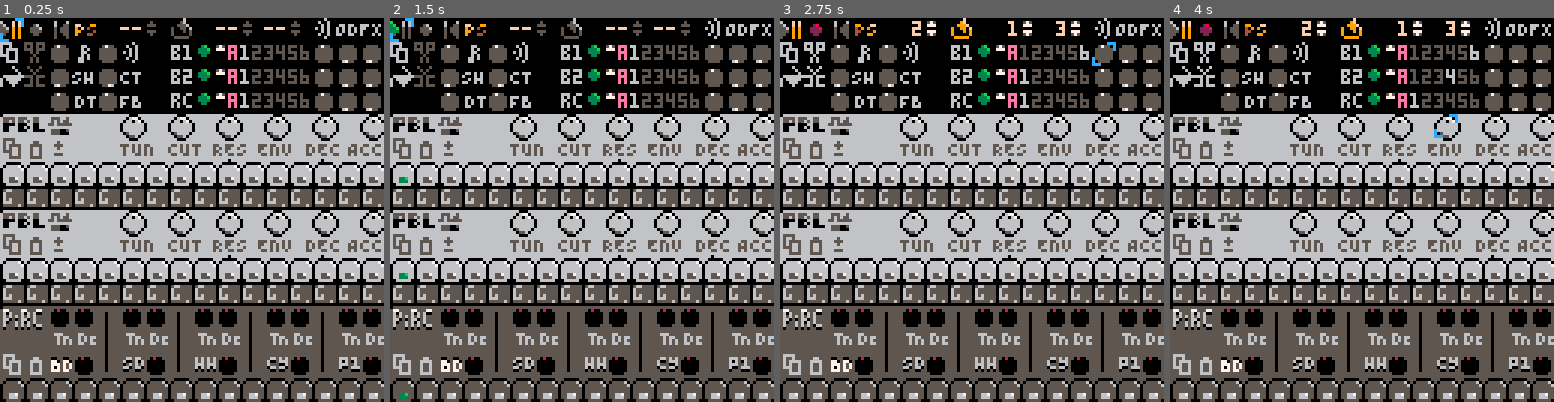
Above: before the commit, frames 1-4 (left to right).
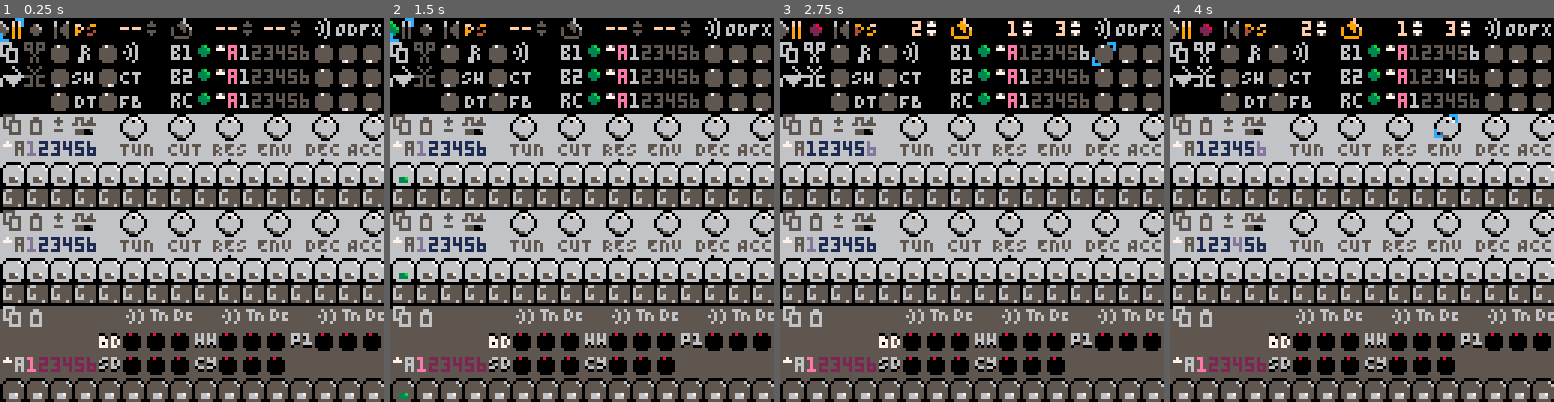
Above: after the commit, the same moments.

Repository: luchak/rp8
Game: PICO-8 cartridge pb-0x.p8
The game is run twice, just before and just after one commit, with the same random seed, the same clock (stepped at 60 frames per second) and the same inputs.
Inputs:
- Up to frame 1 (0.25 s): no input
- Up to frame 2 (1.5 s): tap X (X key) at 0.33, 1.07 s; tap O (Z key) at 0.7 s
- Up to frame 3 (2.75 s): hold Right 1.6-2.1 s; tap O (Z key) at 1.7, 2.1, 2.5 s; tap X (X key) at 1.85 s; hold Up 2.15-2.42 s; hold Right from 2.47 s (still down)
- Up to frame 4 (4 s): tap O (Z key) at 2.9, 3.3, 3.7 s; tap X (X key) at 2.97 s; release Right at 3.03 s; hold Left 3.08-3.58 s; hold Down 3.63-3.97 s

The runs differ from the first frame. In frame 1, 10% of the frame differs, in the area x 0-100%, y 25-93%; in frame 2, 10%; in frame 3, 10%; in frame 4, 10%.

Commit message:
Put pattern select buttons on machines

Diff:
--- a/pb-0x.p8
+++ b/pb-0x.p8
@@ -1313,21 +1313,29 @@
  end
 
  ui:add_widget(
-  momentary_new(16,yp+8,26,function(state,b)
+  momentary_new(16,yp,26,function(state,b)
    transpose_pat(state.pat_seqs[key],b)
   end)
  )
  ui:add_widget(
-  momentary_new(0,yp+8,28,function(state,b)
+  momentary_new(0,yp,28,function(state,b)
    copy_buf_pbl=copy_table(state.pat_seqs[key])
   end)
  )
  ui:add_widget(
-  momentary_new(8,yp+8,27,function(state,b)
+  momentary_new(8,yp,27,function(state,b)
    local v=copy_buf_pbl
    if (v) merge_tables(state.pat_seqs[key],v)
   end)
  )
+ ui:add_widget(
+  spin_btn_new(0,yp+8,split'162,163,164,165',state_make_get_set(key..'_bank'))
+ )
+ for i=1,6 do
+  ui:add_widget(
+   pat_btn_new(5+i*4,yp+8,key,6,i,1,13,7,6)
+  )
+ end
 
  for k,x in pairs(parse[[{
   6=40,
@@ -1346,7 +1354,7 @@
  end
 
  ui:add_widget(
-  toggle_new(16,yp,2,3,state_make_get_set_param_bool(base_idx+5))
+  toggle_new(24,yp,2,3,state_make_get_set_param_bool(base_idx+5))
  )
 
  map(0,4,0,yp,16,2)
@@ -1361,40 +1369,50 @@
   )
  end
  for k,d in pairs(parse[[{
-  bd={x=16,s=150,b=40},
-  sd={x=40,s=152,b=43},
-  hh={x=64,s=154,b=46},
-  cy={x=88,s=156,b=49},
-  pc={x=112,s=158,b=52}
+  bd={x=32,y=8,s=150,b=40},
+  sd={x=32,y=16,s=152,b=43},
+  hh={x=64,y=8,s=154,b=46},
+  cy={x=64,y=16,s=156,b=49},
+  pc={x=96,y=8,s=158,b=52}
  }]]) do
+  local cyp=yp+d.y
   ui:add_widget(
-   radio_btn_new(d.x,yp+16,k,d.s,d.s+1,state_make_get_set('drum_sel'))
+   radio_btn_new(d.x,cyp,k,d.s,d.s+1,state_make_get_set('drum_sel'))
   )
   -- lev
   ui:add_widget(
-   dial_new(d.x+8,yp+16,112,16,state_make_get_set_param(d.b+2))
+   dial_new(d.x+8,cyp,112,16,state_make_get_set_param(d.b+2))
   )
   -- tun
   ui:add_widget(
-   dial_new(d.x,yp,112,16,state_make_get_set_param(d.b+0))
+   dial_new(d.x+16,cyp,112,16,state_make_get_set_param(d.b+0))
   )
   -- dec
   ui:add_widget(
-   dial_new(d.x+8,yp,112,16,state_make_get_set_param(d.b+1))
+   dial_new(d.x+24,cyp,112,16,state_make_get_set_param(d.b+1))
   )
-
+ end
+
+ ui:add_widget(
+  momentary_new(0,yp,11,function(state,b)
+   copy_buf_pirc=copy_table(state.pat_seqs['dr'])
+  end)
+ )
+ ui:add_widget(
+  momentary_new(8,yp,10,function(state,b)
+   merge_tables(state.pat_seqs['dr'],copy_buf_pirc)
+  end)
+ )
+
+ ui:add_widget(
+  spin_btn_new(0,yp+16,split'166,167,168,169',state_make_get_set(key..'_bank'))
+ )
+ for i=1,6 do
   ui:add_widget(
-   momentary_new(0,yp+16,11,function(state,b)
-    copy_buf_pirc=copy_table(state.pat_seqs['dr'])
-   end)
+   pat_btn_new(5+i*4,yp+16,key,6,i,2,14,8,5)
   )
-  ui:add_widget(
-   momentary_new(8,yp+16,10,function(state,b)
-    merge_tables(state.pat_seqs['dr'],copy_buf_pirc)
-   end)
-  )
-
- end
+ end
+
  map(0,8,0,yp,16,4)
 end
 
@@ -1545,7 +1563,7 @@
 end
 
 __gfx__
-0000000000000ccc6666666666666666000000000000000000000000000000000000000000000000555555555666655506666666666666666666666600000000
+0000000000000ccc6666666666666666000000000000000000000000000000000000000000000000555555550666655506666666666666666666666600000000
 000000000000000c655566566555665600000000006000606000f0f0b00060600000000000000000555665555655655565555655566556666666666600000000
 007007000000000c656565566565655600000000006005505600f0f03b0060600000000000000000556666555656666565565655656556666666666600000000
 0007700000000000556555555565555500000000005055505560909033b050500000000000000000556556555656556560000600066006666666666600000000
@@ -1553,7 +1571,7 @@
 00700700c00000006005555665550056000000000050055055009090330050500000000000000000556556555556556560066600066000066666666600000000
 00000000c00000006000555665550006000000000050005050009090300050500000000000000000556666555556666566666666666666666666666600000000
 00000000ccc000006666666666666666000000000000000000000000000000000000000000000000555555555555555566666666666666666666066600000000
-66000006660000066600000655000005550000055500000500000000000000000000000000000000666666666666666665555666666666666666666666666660
+66000006660000066600000655000005550000055500000500000000000000000000000000000000666666666666666605555666666666666666666666666660
 60666670606666706066667050555560505555605055556000056000066606600666066606660066666566666665566665665666666666666666666666666666
 06666667066666670666666705555556055555560555555600555600060600600606000606060600665556666655556665655556666666666666666666666666
 06666666066666660666666605555555055555550555555500555500066000600660066606600600666566666656656665656656666666660666666606666666
@@ -1808,13 +1826,13 @@
 c6cb852885270000000026b717858585c6cb842884270000000026b717848484f2c784288427001726d00000008484840000000000000000000000000000000000000000000000000000000000000000000000000000000000000000000000000000000000000000000000000000000000000000000000000000000000000000
 c7c885f885f90000000026b418858585c7c884f884f90000000026b418848484f7c984f884f9001826d00000008484840000000000000000000000000000000000000000000000000000000000000000000000000000000000000000000000000000000000000000000000000000000000000000000000000000000000000000
 cac985fa85fb0000000026b919858585cac984fa84fb0000000026b919848484000084fa84fb001926d00000008484840000000000000000000000000000000000000000000000000000000000000000000000000000000000000000000000000000000000000000000000000000000000000000000000000000000000000000
-0c0d031d1d341e341e341e341e341e340c0ddfdf1d341e341e341e341e341e34000000000000000000000000000000000000000000000000000000000000000000000000000000000000000000000000000000000000000000000000000000000000000000000000000000000000000000000000000000000000000000000000
-1c1b1a1d1dd4d5d6d7d8d9dadbdcddde1c1b1a021dd4d5d6d7d8d9dadbdcddde000000000000000000000000000000000000000000000000000000000000000000000000000000000000000000000000000000000000000000000000000000000000000000000000000000000000000000000000000000000000000000000000
+1c1b1a021d341e341e341e341e341e340c0ddfdf1d341e341e341e341e341e34000000000000000000000000000000000000000000000000000000000000000000000000000000000000000000000000000000000000000000000000000000000000000000000000000000000000000000000000000000000000000000000000
+a2dfdf1d1dd4d5d6d7d8d9dadbdcddde1c1b1a021dd4d5d6d7d8d9dadbdcddde000000000000000000000000000000000000000000000000000000000000000000000000000000000000000000000000000000000000000000000000000000000000000000000000000000000000000000000000000000000000000000000000
 1010101010101010101010101010101010101010101010101010101010101010000000000000000000000000000000000000000000000000000000000000000000000000000000000000000000000000000000000000000000000000000000000000000000000000000000000000000000000000000000000000000000000000
 5555555555555555555555555555555555555555555555555555555555555555000000000000000000000000000000000000000000000000000000000000000000000000000000000000000000000000000000000000000000000000000000000000000000000000000000000000000000000000000000000000000000000000
-919276769076769076769076769076760b0aa1a1977698769a769c769e76ae76000000000000000000000000000000000000000000000000000000000000000000000000000000000000000000000000000000000000000000000000000000000000000000000000000000000000000000000000000000000000000000000000
-a1a19394a09394a09394a09394a09394fca1a1a1937693769376937693769376000000000000000000000000000000000000000000000000000000000000000000000000000000000000000000000000000000000000000000000000000000000000000000000000000000000000000000000000000000000000000000000000
-0b0a9776b09876b09a76b09c76b09e76a6fdfeff947694769476947694769476000000000000000000000000000000000000000000000000000000000000000000000000000000000000000000000000000000000000000000000000000000000000000000000000000000000000000000000000000000000000000000000000
+0b0aa1a1a1959394a1959394a19593940b0aa1a1977698769a769c769e76ae76000000000000000000000000000000000000000000000000000000000000000000000000000000000000000000000000000000000000000000000000000000000000000000000000000000000000000000000000000000000000000000000000
+a1a1a1a1977676769a7676769e767676fca1a1a1937693769376937693769376000000000000000000000000000000000000000000000000000000000000000000000000000000000000000000000000000000000000000000000000000000000000000000000000000000000000000000000000000000000000000000000000
+a6a1a1a1987676769c767676a1a1a1a1a6fdfeff947694769476947694769476000000000000000000000000000000000000000000000000000000000000000000000000000000000000000000000000000000000000000000000000000000000000000000000000000000000000000000000000000000000000000000000000
 1313131313131313131313131313131313131313131313131313131313131313000000000000000000000000000000000000000000000000000000000000000000000000000000000000000000000000000000000000000000000000000000000000000000000000000000000000000000000000000000000000000000000000
 000000000000000000000000000000000b0aa1a1a1959394a1959394a1959394000000000000000000000000000000000000000000000000000000000000000000000000000000000000000000000000000000000000000000000000000000000000000000000000000000000000000000000000000000000000000000000000
 00000000000000000000000000000000fca1a1a1977676769a7676769e767676000000000000000000000000000000000000000000000000000000000000000000000000000000000000000000000000000000000000000000000000000000000000000000000000000000000000000000000000000000000000000000000000
